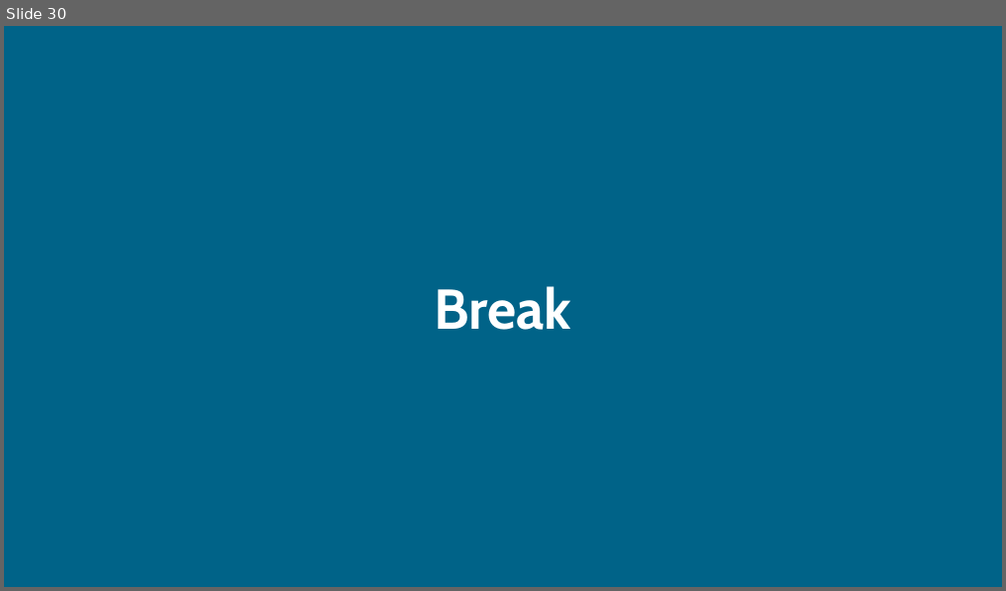
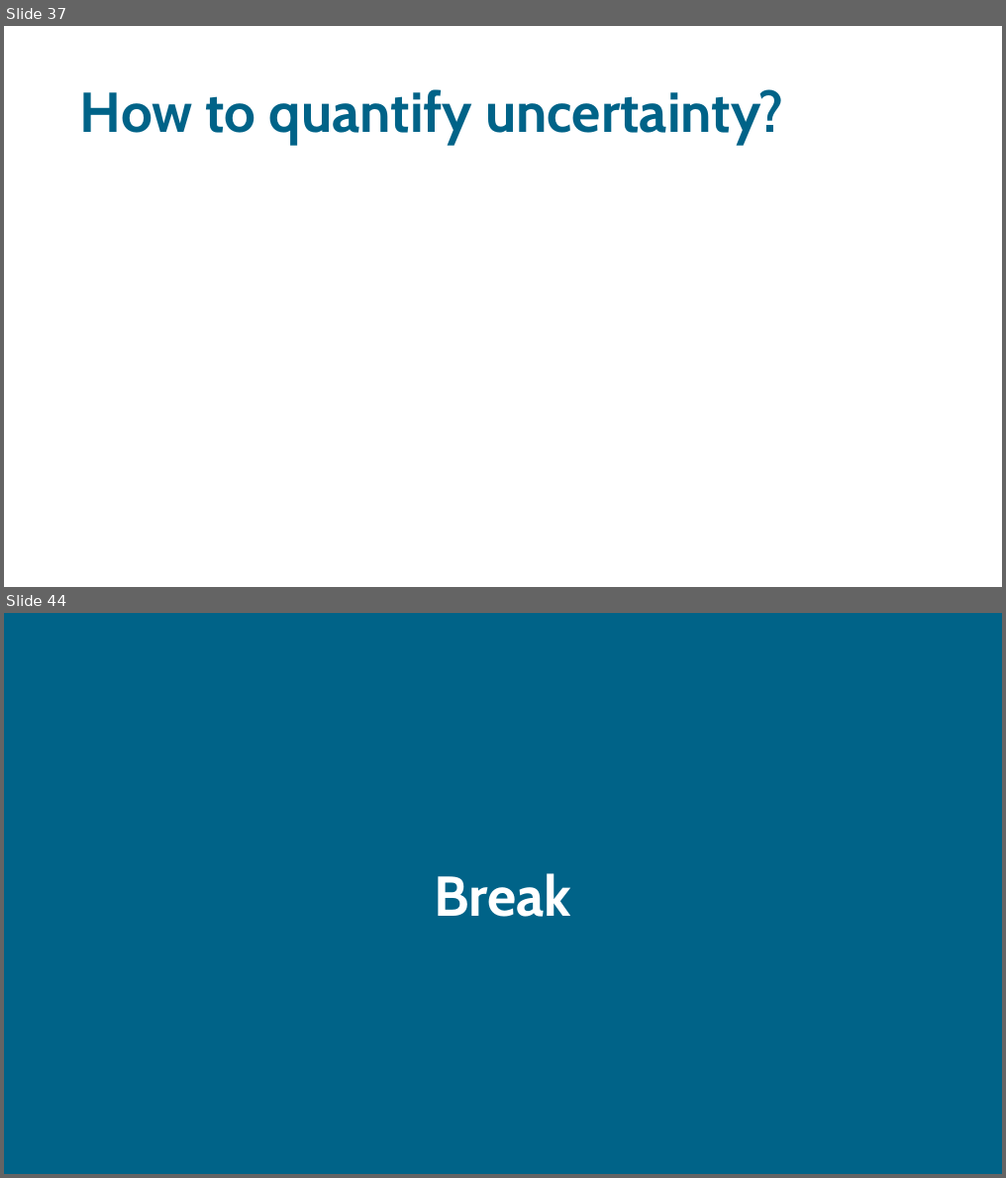
Before and after one commit to sodascience/workshop_causal_impact_assessment, a slide deck: lectures/03_synthetic_control/synthetic_control.pptx. Shown one above the other, each under a label of ours: slide 30 before the commit, slides 37 and 44 after it; the slides between them are not shown. The pictures are 1006x591 and 1006x1178 pixels, drawn with LibreOffice and Linux fonts; fonts in the diff are those of the drawing; grey boxes stand for pictures. Boxes give left, top, right and bottom in pixels: in the first picture for what was removed or moved away, otherwise in the second. Text is boxed around its words. In the diff, an @@ line names an element or a change of style, - is before the commit and + after.

```diff
--- a/lectures/03_synthetic_control/synthetic_control.pptx
+++ b/lectures/03_synthetic_control/synthetic_control.pptx
@@ slide 37 added at (x1=4, y1=26, x2=1002, y2=587), background #FFFFFF @@
@@ title added at (x1=80, y1=89, x2=783, y2=145), 54 pt, text #006388, bold @@
+How to quantify uncertainty?
@@ what was slide 30 is now slide 44 @@
```
Also in this commit, not shown: 1 slide changed, 41 other slides added, 28 slides removed, 4 other files.
